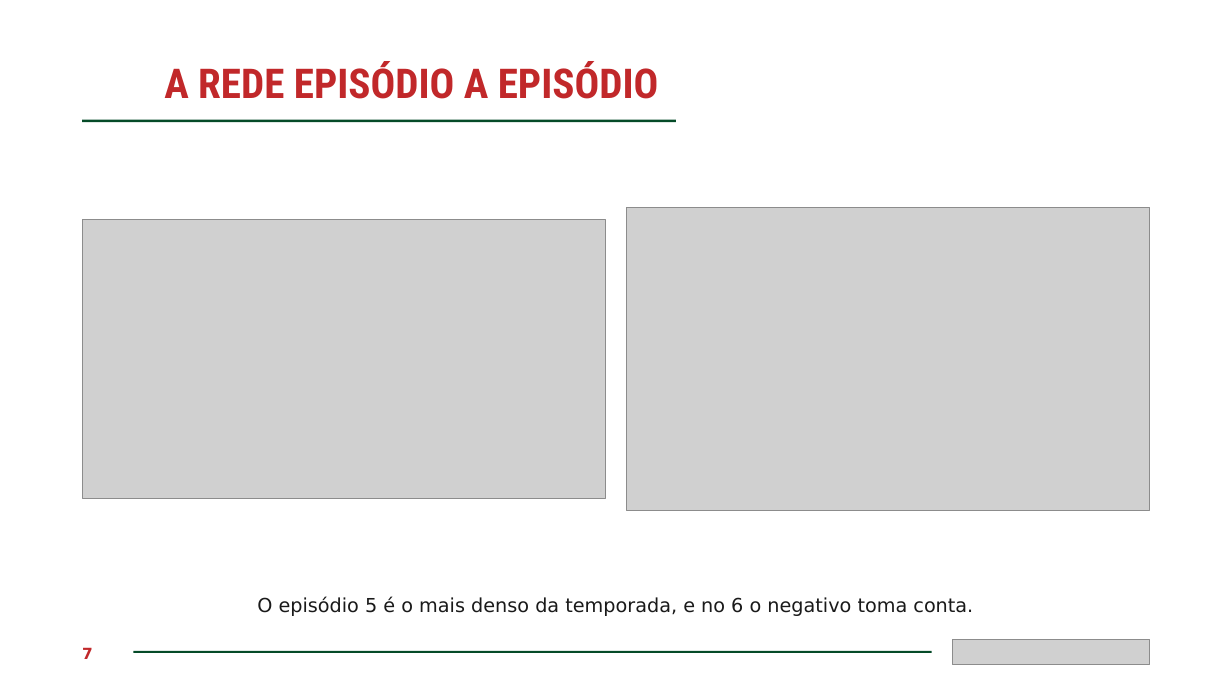
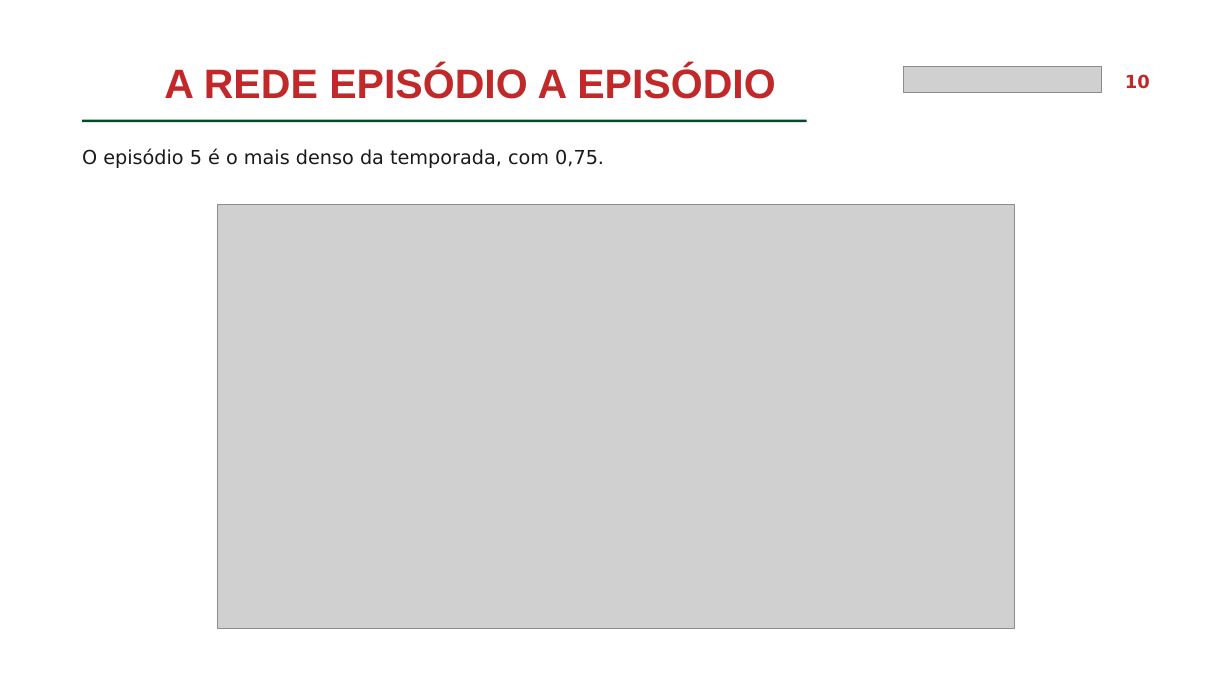
Before and after one commit to AlizonCaetano/dataset-cyberpunk, a slide deck: slide 10 of apresentacao.pptx (slide 7 before the commit). Drawn at 1232x693 pixels with LibreOffice and Linux fonts; fonts in the diff are those of the drawing; grey boxes stand for pictures. Boxes give left, top, right and bottom in pixels: in the first picture for what was removed or moved away, otherwise in the second. Text is boxed around its words. In the diff, an @@ line names an element or a change of style, - is before the commit and + after.

```diff
--- a/apresentacao.pptx
+++ b/apresentacao.pptx
@@ title "A REDE EPISÓDIO A EPISÓDIO" at <box>164,65,775,99</box>: font Roboto Condensed to Arial @@
@@ picture: place and size @@
-picture at <box>953,640,1151,665</box>
+picture at <box>904,67,1102,92</box>
@@ text added at <box>1125,74,1150,89</box>, 14 pt, text #C1282A, bold @@
+10
@@ line moved from (82, 121) - (676, 121) to (82, 121) - (807, 121) @@
@@ text at <box>82,148,604,168</box>: text changed @@
-O episódio 5 é o mais denso da temporada, e no 6 o negativo toma conta.
+O episódio 5 é o mais denso da temporada, com 0,75.
@@ picture: place and size @@
-picture at <box>82,220,606,498</box>
+picture at <box>217,204,1014,628</box>
@@ picture removed at <box>627,208,1151,511</box> @@
@@ text removed at <box>82,647,93,659</box> @@
-7
@@ rectangle removed at <box>133,652,932,653</box> @@
```
Also in this commit, not shown: 9 other slides changed, 20 slides added, 4 slides removed.
